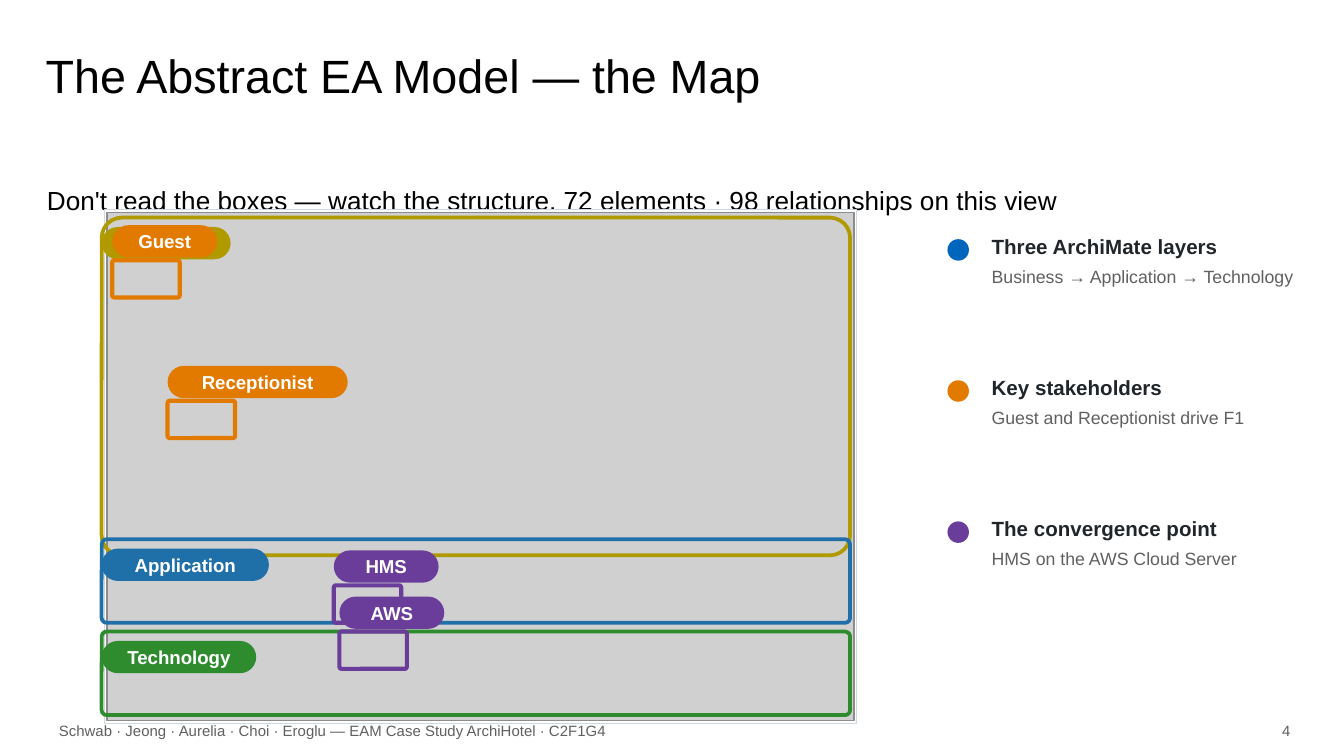
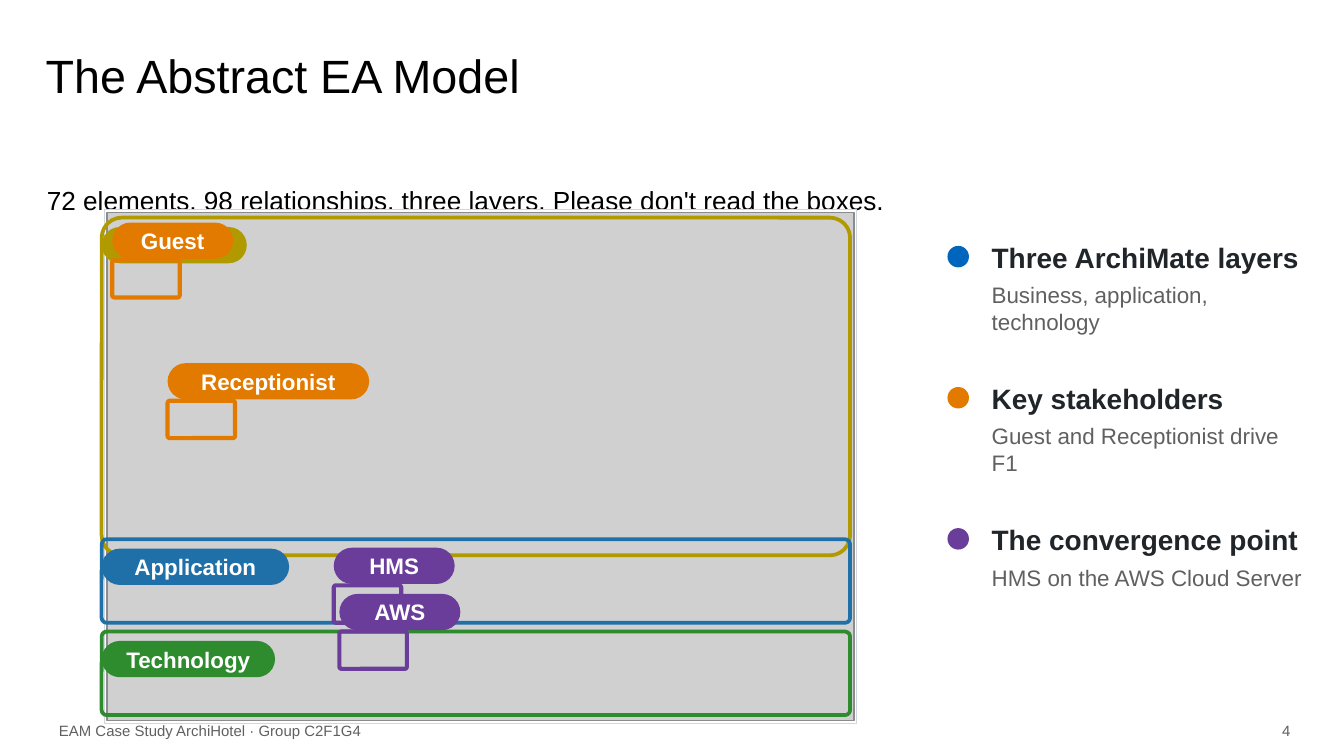
Before and after one commit to KatrinSchw/enterprise-architecture-model, a slide deck: slide 4 of slides/C2F1G4.pptx. Drawn at 1344x756 pixels with LibreOffice and Linux fonts; fonts in the diff are those of the drawing; grey boxes stand for pictures; background and template pictures are left out. Boxes give left, top, right and bottom in pixels: in the first picture for what was removed or moved away, otherwise in the second. Text is boxed around its words. In the diff, an @@ line names an element or a change of style, - is before the commit and + after.

```diff
--- a/slides/C2F1G4.pptx
+++ b/slides/C2F1G4.pptx
@@ title at [46, 59, 520, 94]: text changed @@
-The Abstract EA Model — the Map
+The Abstract EA Model
@@ text at [47, 191, 884, 216]: text changed @@
-Don't read the boxes — watch the structure. 72 elements · 98 relationships on this view
+72 elements, 98 relationships, three layers. Please don't read the boxes.
@@ rounded rectangle "Business": place and size @@
-rounded rectangle "Business" at [102, 227, 231, 259]
+rounded rectangle "Business" at [102, 227, 247, 263]
@@ rounded rectangle "Guest": place and size @@
-rounded rectangle "Guest" at [113, 226, 218, 258]
+rounded rectangle "Guest" at [113, 223, 234, 259]
@@ text at [992, 247, 1299, 273]: size 11 to 15 pt in "Three ArchiMate layers" @@
@@ text at [992, 287, 1208, 335]: text changed; size 9.5 to 12 pt @@
-Business → Application → Technology
+Business, application, technology
@@ rounded rectangle "Receptionist": place and size @@
-rounded rectangle "Receptionist" at [168, 366, 348, 398]
+rounded rectangle "Receptionist" at [168, 363, 370, 399]
@@ text "Key stakeholders" at [992, 388, 1278, 471]: size 11 to 15 pt in "Key stakeholders"; size 9.5 to 12 pt in "Guest and Receptionist drive F1" @@
@@ 3 texts, 3 ellipses: place and size @@
-3 texts, 3 ellipses at [948, 239, 1293, 565]
+3 texts, 3 ellipses at [948, 246, 1302, 586]
@@ text "The convergence point" at [992, 529, 1302, 586]: size 11 to 15 pt in "The convergence point"; size 9.5 to 12 pt in "HMS on the AWS Cloud Server" @@
@@ rounded rectangle "Application": place and size @@
-rounded rectangle "Application" at [102, 548, 270, 581]
+rounded rectangle "Application" at [102, 548, 290, 585]
@@ rounded rectangle "HMS": place and size @@
-rounded rectangle "HMS" at [333, 551, 438, 583]
+rounded rectangle "HMS" at [333, 548, 454, 585]
@@ size 10 to 12 pt in 7 elements at [168, 363, 370, 399], [102, 227, 247, 263], [102, 641, 276, 677], [102, 548, 290, 585], [333, 548, 454, 585], [113, 223, 234, 259], [340, 594, 461, 630] @@
@@ rounded rectangle "AWS": place and size @@
-rounded rectangle "AWS" at [340, 597, 445, 629]
+rounded rectangle "AWS" at [340, 594, 461, 630]
@@ rounded rectangle "Technology": place and size @@
-rounded rectangle "Technology" at [102, 641, 257, 673]
+rounded rectangle "Technology" at [102, 641, 276, 677]
@@ text at [59, 725, 361, 739]: text changed @@
-Schwab · Jeong · Aurelia · Choi · Eroglu — EAM Case Study ArchiHotel · C2F1G4
+EAM Case Study ArchiHotel · Group C2F1G4
```
Also in this commit, not shown: 13 other slides changed, 1 slide added, 1 other file.
